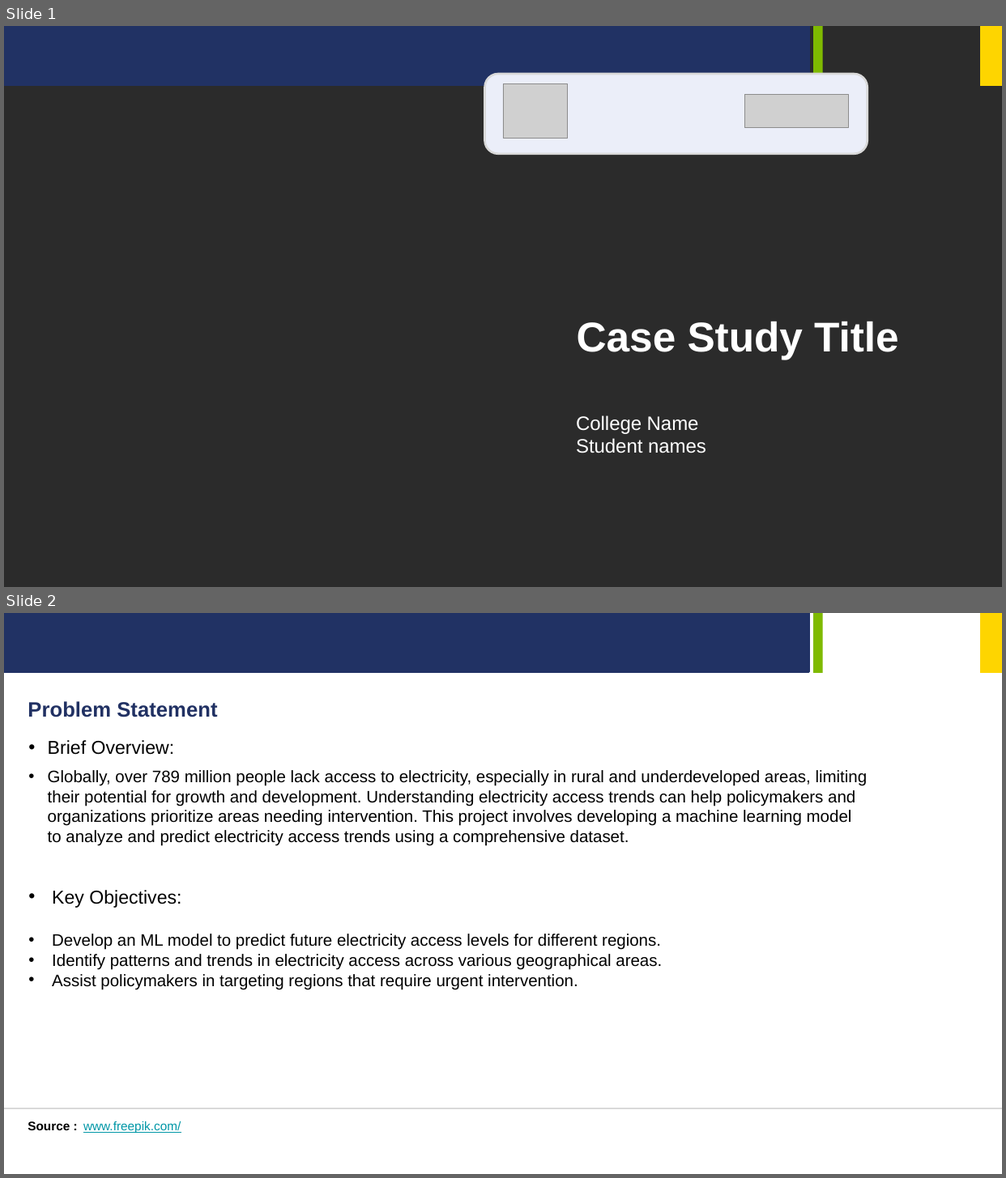
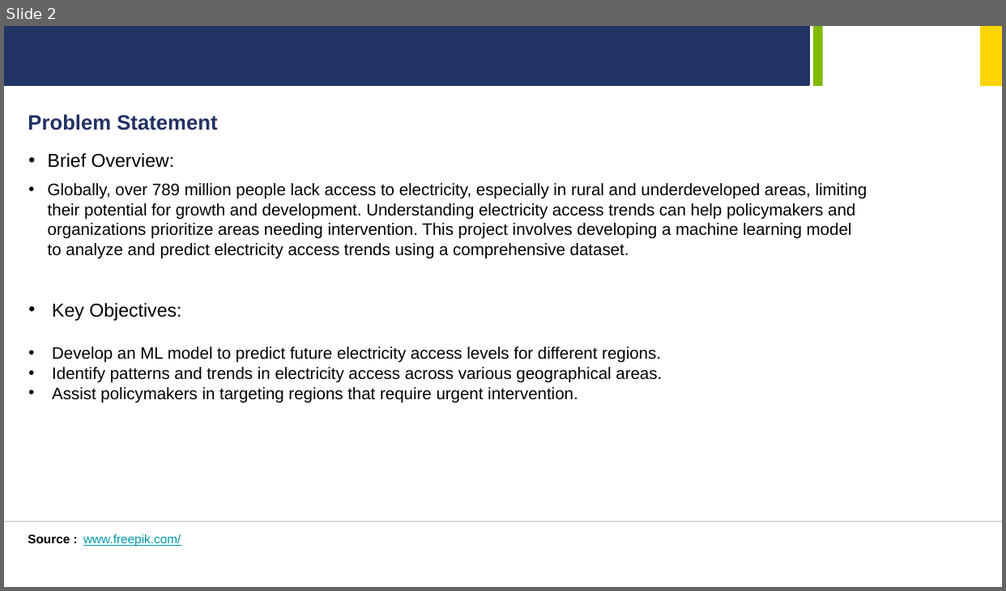
Before and after one commit to MrSaltyFish/gskillsWorkshopAI, a slide deck: finalProject/GreenSkills-AI-Case-Study.pptx. Shown one above the other, each under a label of ours: slides 1 and 2 before the commit, slide 2 after it. The pictures are 1006x1178 and 1006x591 pixels, drawn with LibreOffice and Linux fonts; fonts in the diff are those of the drawing; grey boxes stand for pictures; background and template pictures are left out; a plain dark background stands for a picture behind light text. Boxes give left, top, right and bottom in pixels: in the first picture for what was removed or moved away, otherwise in the second. Text is boxed around its words. In the diff, an @@ line names an element or a change of style, - is before the commit and + after.

```diff
--- a/finalProject/GreenSkills-AI-Case-Study.pptx
+++ b/finalProject/GreenSkills-AI-Case-Study.pptx
@@ slide 1 removed at [4,26,1002,587], background picture (left out); not listed: 3 template elements that a slide beside it also shows @@
@@ rounded rectangle removed at [484,74,867,154] @@
@@ picture removed at [503,84,568,139] @@
@@ picture removed at [745,94,849,128] @@
@@ text removed at [577,322,898,360] @@
-Case Study Title
@@ text removed at [576,416,706,454] @@
-College Name
-Student names
```
Also in this commit, not shown: 3 slides changed, 8 slides added, 13 other files.
